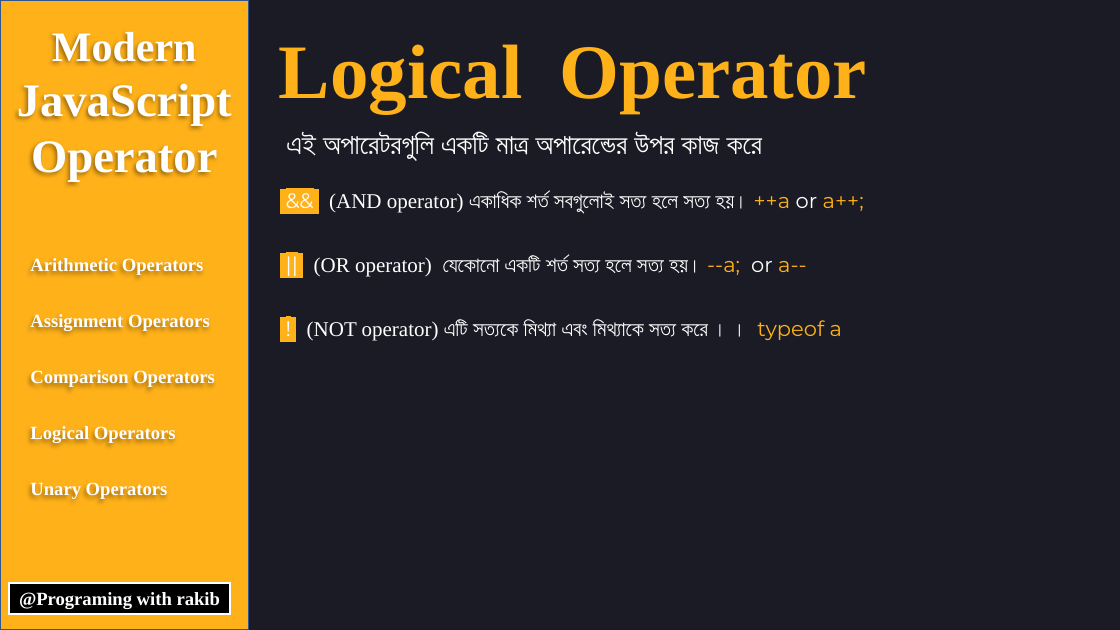
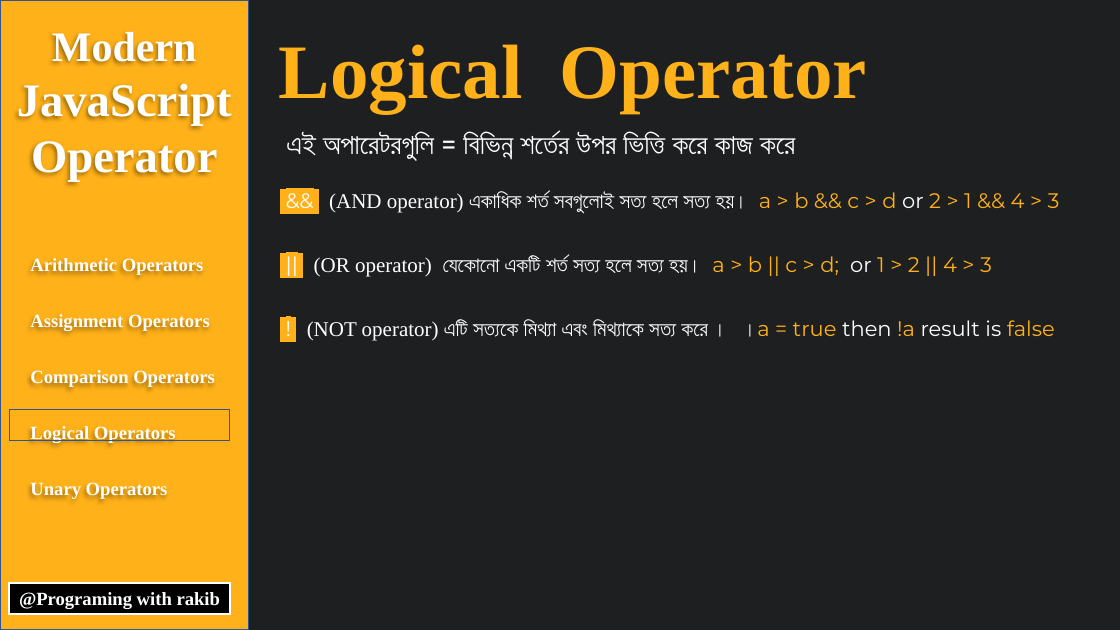
Before and after one commit to rakibmiah99/tutorial-resource, a slide deck: slide 7 of Javascript/operators.pptx. Drawn at 1120x630 pixels with LibreOffice and Linux fonts; fonts in the diff are those of the drawing. Boxes give left, top, right and bottom in pixels: in the first picture for what was removed or moved away, otherwise in the second. Text is boxed around its words. In the diff, an @@ line names an element or a change of style, - is before the commit and + after.

```diff
--- a/Javascript/operators.pptx
+++ b/Javascript/operators.pptx
@@ background #1A1B24 to #1D1F21 @@
@@ text at [286, 132, 795, 161]: text changed @@
-এই অপারেটরগুলি একটি মাত্র অপারেন্ডের উপর কাজ করে
+এই অপারেটরগুলি = বিভিন্ন শর্তের উপর ভিত্তি করে কাজ করে
@@ text at [329, 192, 1060, 214]: text changed @@
-&& (AND operator) একাধিক শর্ত সবগুলোই সত্য হলে সত্য হয়। ++a or a++;
+&& (AND operator) একাধিক শর্ত সবগুলোই সত্য হলে সত্য হয়। a > b && c > d or 2 > 1 && 4 > 3
@@ text at [314, 256, 992, 277]: text changed @@
-|| (OR operator) যেকোনো একটি শর্ত সত্য হলে সত্য হয়। --a; or a--
+|| (OR operator) যেকোনো একটি শর্ত সত্য হলে সত্য হয়। a > b || c > d; or 1 > 2 || 4 > 3
@@ text at [307, 320, 1055, 341]: text changed @@
-! (NOT operator) এটি সত্যকে মিথ্যা এবং মিথ্যাকে সত্য করে । । typeof a
+! (NOT operator) এটি সত্যকে মিথ্যা এবং মিথ্যাকে সত্য করে । ।a = true then !a result is false
@@ rectangle added at [9, 409, 230, 440], outline #325491 1 pt @@
```
Also in this commit, not shown: 7 other slides changed, 5 other files.
